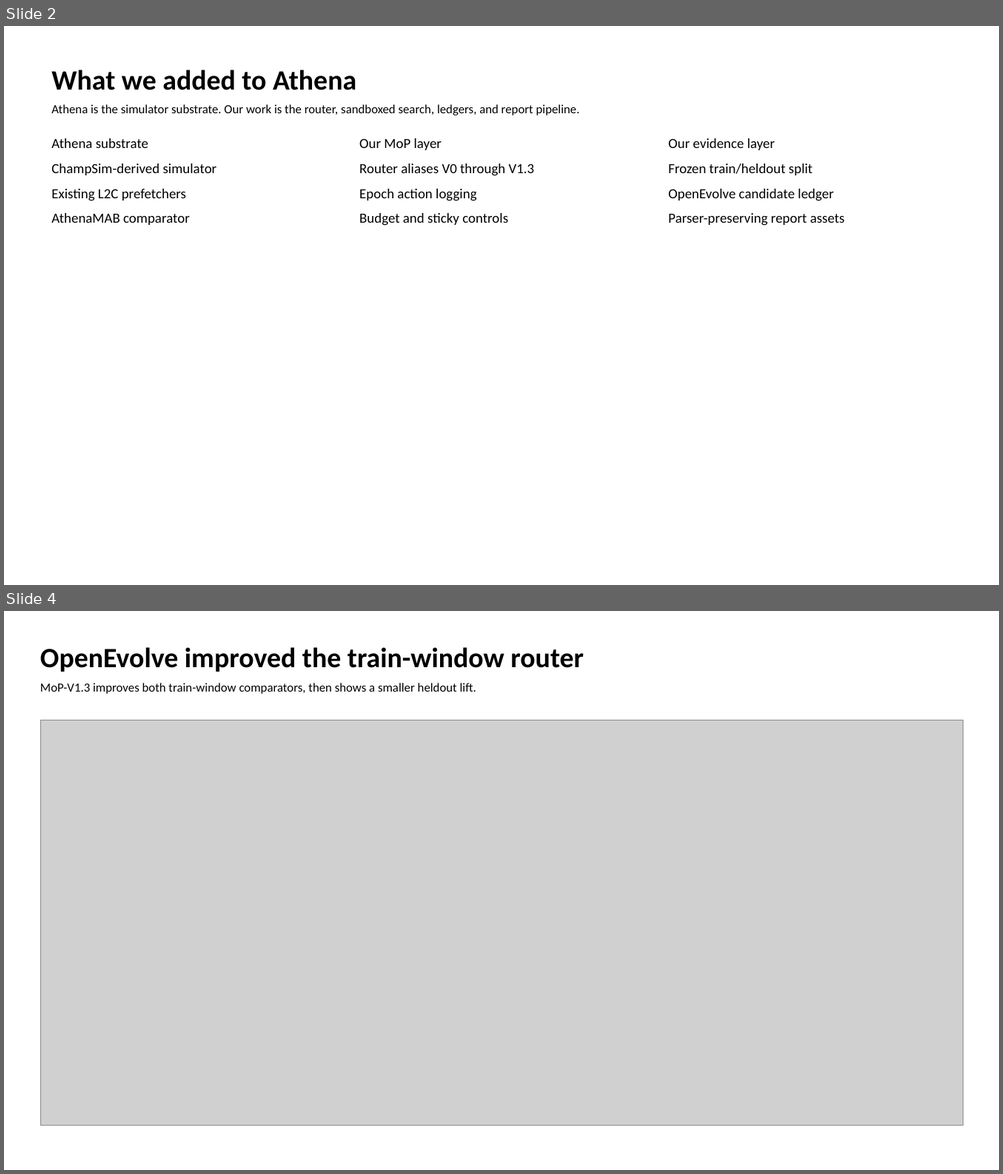
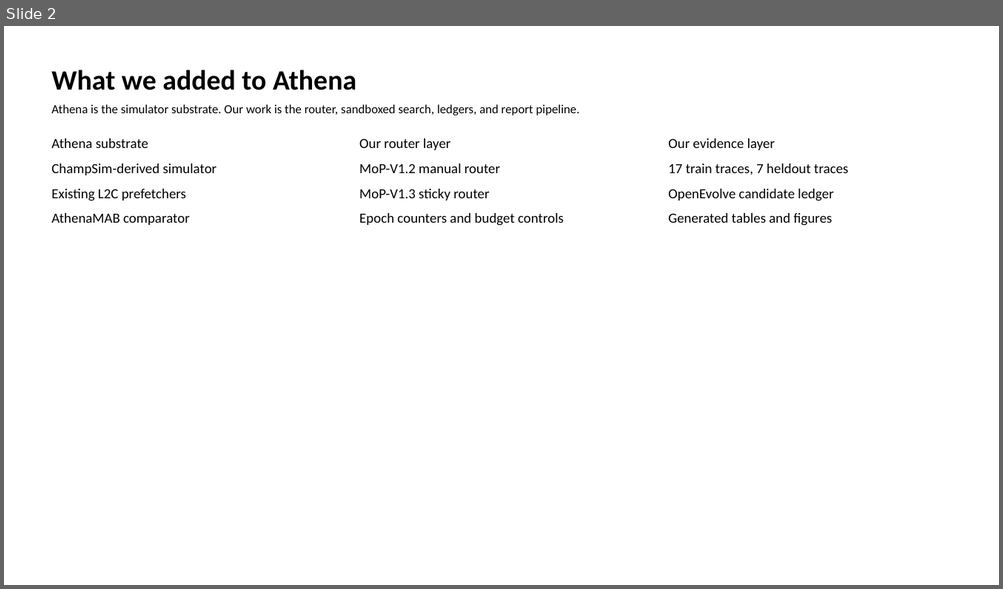
Before and after one commit to GithuBarry/Mixture-of-Prefetchers, a slide deck: slides/mop_stage2_final/output/output.pptx. Shown one above the other, each under a label of ours: slides 2 and 4 before the commit, slide 2 after it; the slides between them are not shown. The pictures are 1003x1174 and 1003x589 pixels, drawn with LibreOffice and Linux fonts; fonts in the diff are those of the drawing; grey boxes stand for pictures. Boxes give left, top, right and bottom in pixels: in the first picture for what was removed or moved away, otherwise in the second. Text is boxed around its words. In the diff, an @@ line names an element or a change of style, - is before the commit and + after.

Commit message:
Polish OpenEvolve report and visuals

```diff
--- a/slides/mop_stage2_final/output/output.pptx
+++ b/slides/mop_stage2_final/output/output.pptx
@@ slide 4 removed at (4, 611, 999, 1170), background #FFFFFF @@
@@ text removed at (40, 647, 583, 672) @@
-OpenEvolve improved the train-window router
@@ text removed at (40, 683, 476, 694) @@
-MoP-V1.3 improves both train-window comparators, then shows a smaller heldout lift.
@@ picture removed at (40, 720, 962, 1126) @@
@@ slide 2 changed as well @@
@@ text at (359, 138, 450, 150): text changed @@
-Our MoP layer
+Our router layer
@@ text at (359, 164, 500, 173): text changed @@
-Router aliases V0 through V1.3
+MoP-V1.2 manual router
@@ text at (668, 164, 848, 175): text changed @@
-Frozen train/heldout split
+17 train traces, 7 heldout traces
@@ text at (359, 189, 489, 201): text changed @@
-Epoch action logging
+MoP-V1.3 sticky router
@@ text at (359, 213, 563, 226): text changed @@
-Budget and sticky controls
+Epoch counters and budget controls
@@ text at (668, 213, 832, 226): text changed @@
-Parser-preserving report assets
+Generated tables and figures
```
Also in this commit, not shown: 5 other slides changed, 2 slides added, 1 other slide removed, 23 other files.
